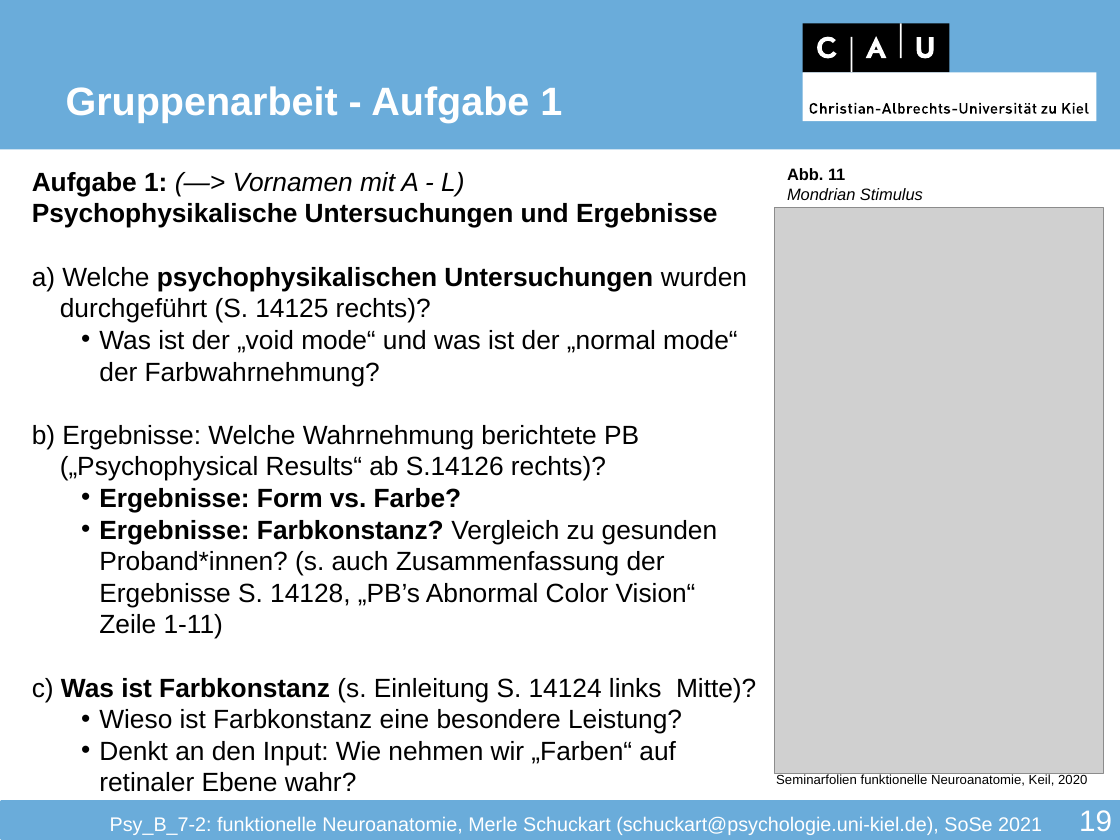
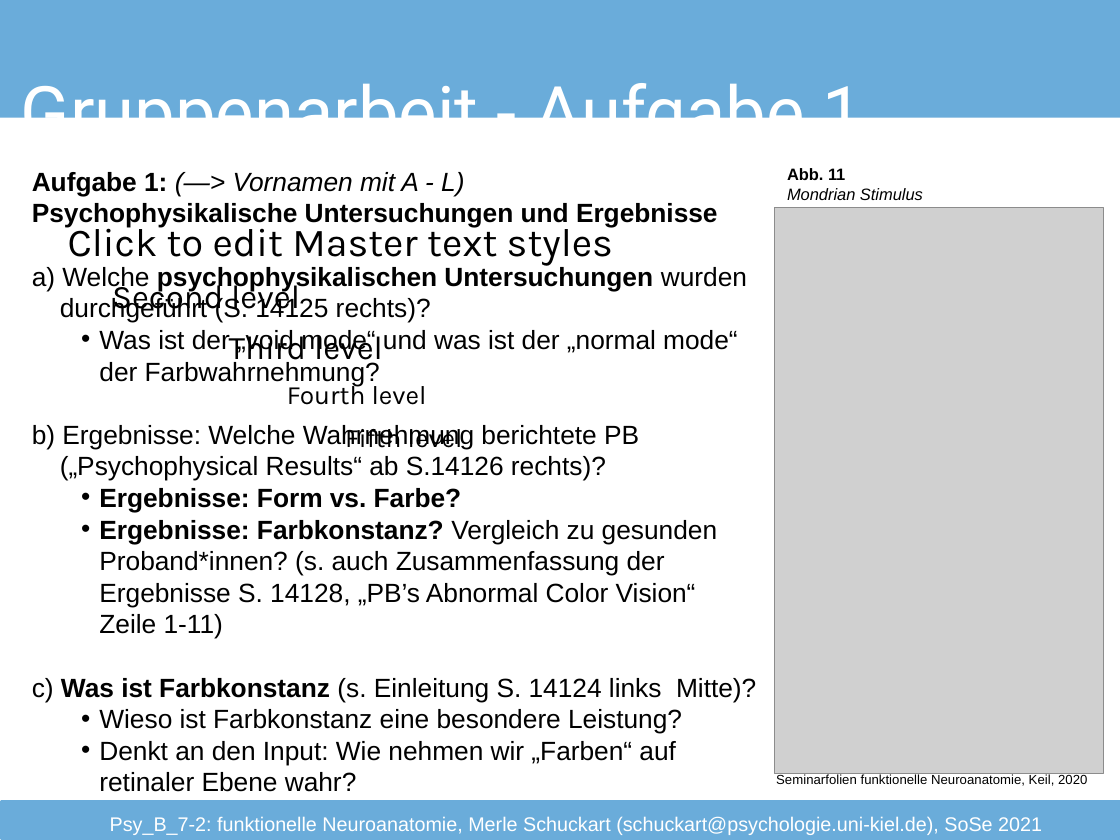
Before and after one commit to JuliusWelzel/teaching, a slide deck: slide 21 of seminars/funct_neuroanatomy_jw/Seminarfolien/FunNeuro_S03_Sehen_MS.pptx (slide 19 before the commit). Drawn at 1120x840 pixels with LibreOffice and Linux fonts; fonts in the diff are those of the drawing; grey boxes stand for pictures; background and template pictures are left out. Boxes give left, top, right and bottom in pixels: in the first picture for what was removed or moved away, otherwise in the second. Text is boxed around its words. In the diff, an @@ line names an element or a change of style, - is before the commit and + after.

```diff
--- a/seminars/funct_neuroanatomy_jw/Seminarfolien/FunNeuro_S03_Sehen_MS.pptx
+++ b/seminars/funct_neuroanatomy_jw/Seminarfolien/FunNeuro_S03_Sehen_MS.pptx
@@ rectangle: place and size @@
-rectangle at <box>0,0,1120,149</box>
+rectangle at <box>0,0,1120,117</box>
@@ title "Gruppenarbeit - Aufgabe 1": place and size @@
-title "Gruppenarbeit - Aufgabe 1" at <box>66,86,562,123</box>
+title "Gruppenarbeit - Aufgabe 1" at <box>21,71,864,118</box>
@@ title "Gruppenarbeit - Aufgabe 1" at <box>21,71,864,118</box>: size 24 to 44 pt, font Arial to Roboto, bold off; vertical alignment bottom to middle @@
@@ group removed at <box>803,24,1097,121</box>: 4 rectangles, 4 freeform shapes @@
@@ text added at <box>68,221,613,449</box>, 24 pt, text #000000 @@
+Click to edit Master text styles
+  Second level
+    Third level
+      Fourth level
+        Fifth level
@@ page number at <box>1079,810,1112,831</box>: text changed; size 18 to 12 pt; font Arial to Roboto @@
-19
+21
```
Also in this commit, not shown: 21 other slides changed, 3 slides added, 1 slide removed, 4 other files.
